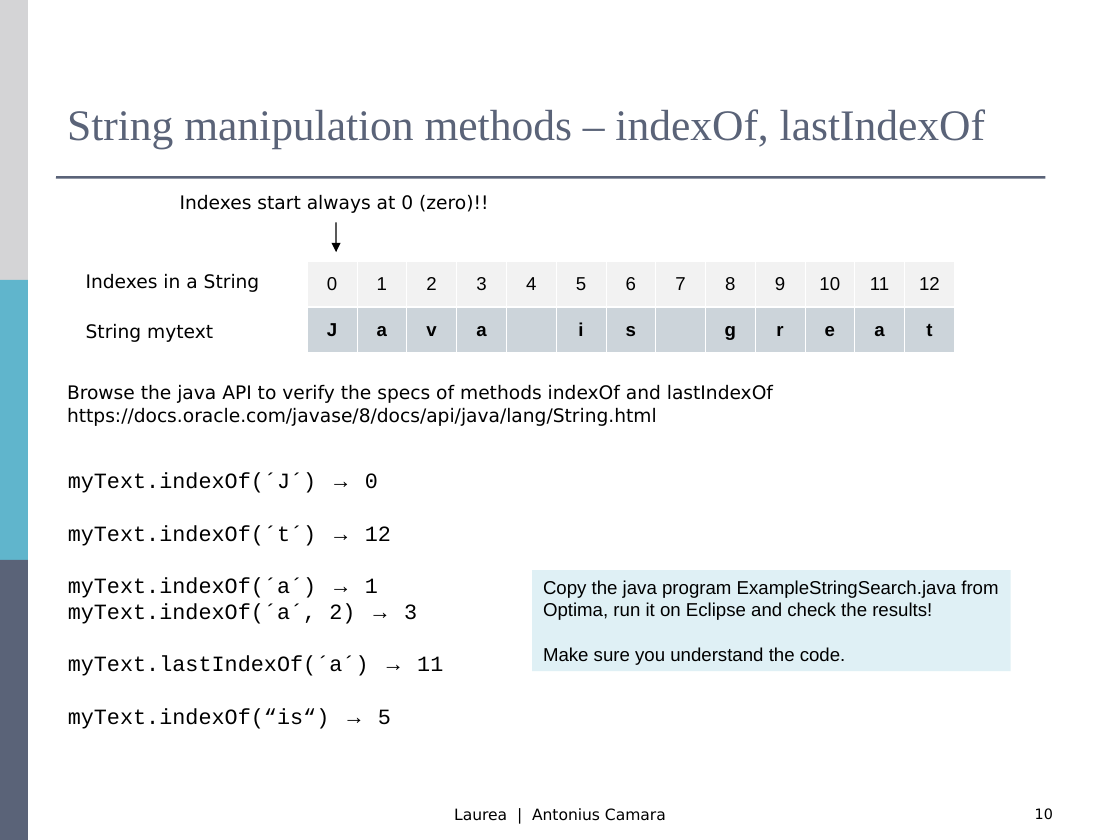
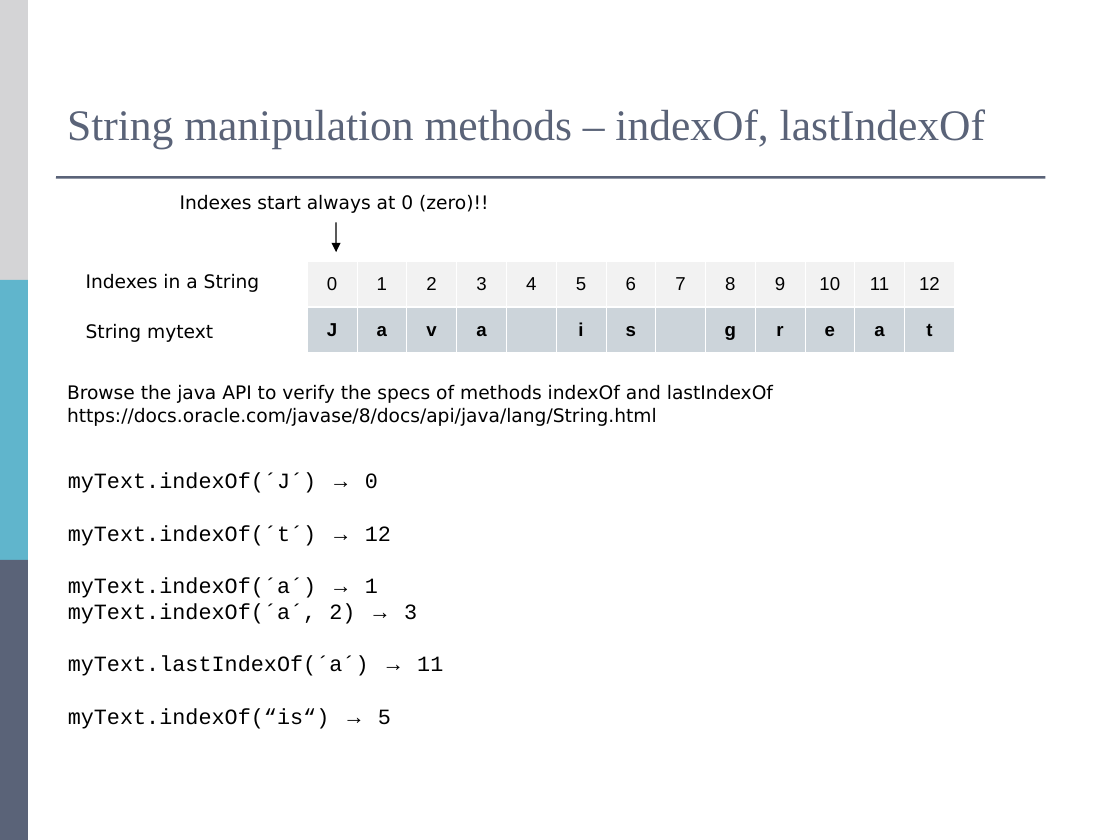
Before and after one commit to mjstenbe/OO_2017, a slide deck: slide 9 of Lecture materials (Antonius)/R0027-Luento-3-TulLukOper.ppt (slide 10 before the commit). Drawn at 1120x840 pixels with LibreOffice and Linux fonts; fonts in the diff are those of the drawing. Boxes give left, top, right and bottom in pixels: in the first picture for what was removed or moved away, otherwise in the second. Text is boxed around its words. In the diff, an @@ line names an element or a change of style, - is before the commit and + after.

```diff
--- a/Lecture materials (Antonius)/R0027-Luento-3-TulLukOper.ppt
+++ b/Lecture materials (Antonius)/R0027-Luento-3-TulLukOper.ppt
@@ rectangle removed at bbox=[532, 570, 1010, 671] @@
-Copy the java program ExampleStringSearch.java from Optima, run it on Eclipse and check the results!
-Make sure you understand the code.
@@ text removed at bbox=[454, 808, 666, 821] @@
-Laurea | Antonius Camara
@@ page number removed at bbox=[1035, 808, 1053, 820] @@
-10
```
Also in this commit, not shown: 25 other slides changed, 2 slides removed, 6 other files.
